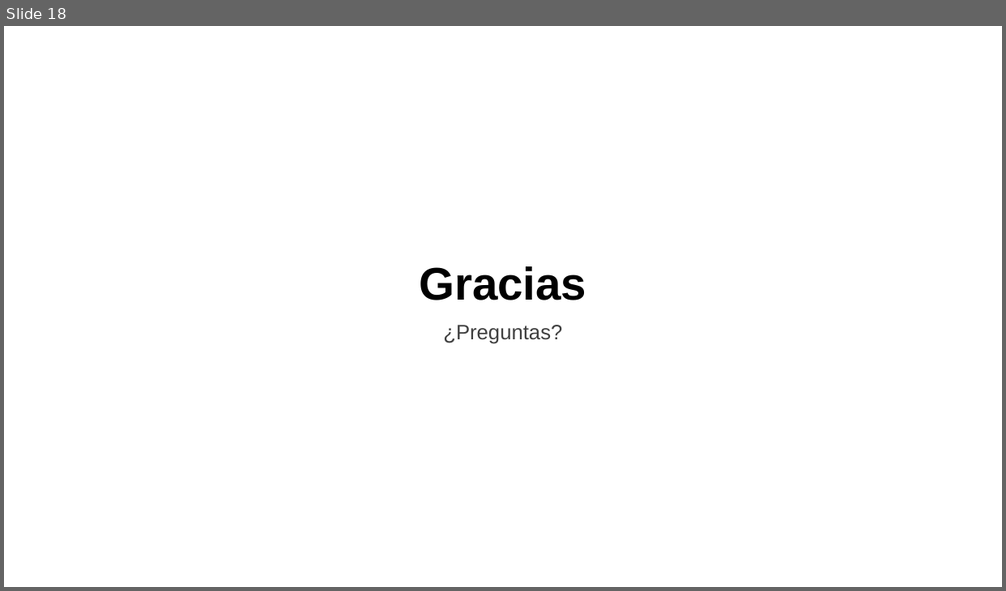
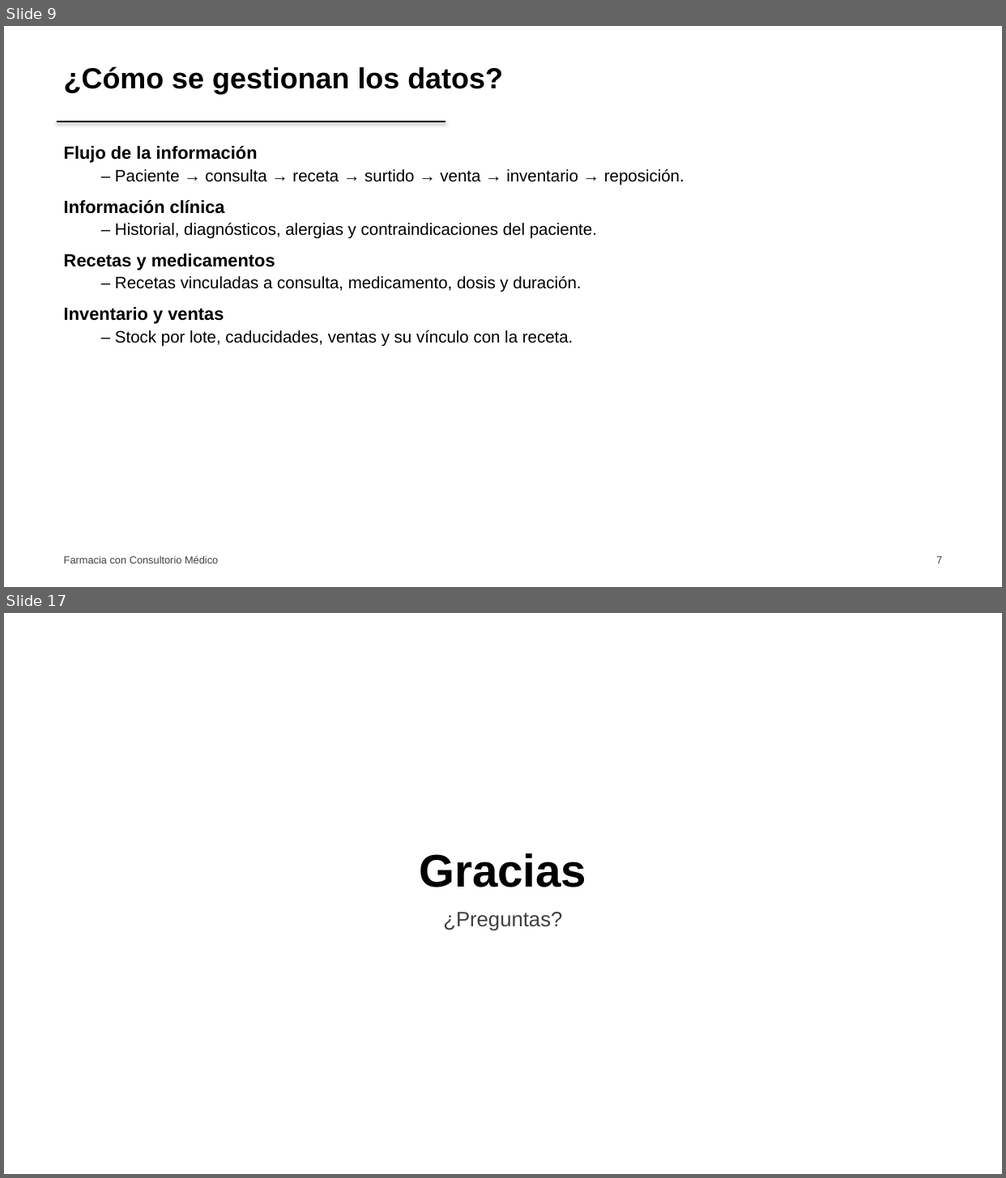
Before and after one commit to riosisraelg/proyecto-final-farmacia, a slide deck: docs/latex/slides/slides.pptx. Shown one above the other, each under a label of ours: slide 18 before the commit, slides 9 and 17 after it; the slides between them are not shown. The pictures are 1006x591 and 1006x1178 pixels, drawn with LibreOffice and Linux fonts; fonts in the diff are those of the drawing. Boxes give left, top, right and bottom in pixels: in the first picture for what was removed or moved away, otherwise in the second. Text is boxed around its words. In the diff, an @@ line names an element or a change of style, - is before the commit and + after.

Commit message:
feat(slides): reestructura al outline de 15 diapositivas de la exposición oral
- Secuencia: empresa, problemática, impacto, causa raíz, estrategia,
  solución (ER), gestión de datos, automatización, reglas de negocio,
  inventario, integración op/tec, estrategia integral, beneficios, conclusión
- Redacción de problemática, impacto y causa raíz según el caso real
- Portada con Integrantes/Materia/Profesor; evidencias como placeholders
- Mantiene estilo monocromático y logo solo en portada

```diff
--- a/docs/latex/slides/slides.pptx
+++ b/docs/latex/slides/slides.pptx
@@ slide 9 added at bbox=[4, 26, 1002, 587], background #FFFFFF @@
@@ text added at bbox=[64, 66, 503, 94], 28 pt, text #000000, bold @@
+¿Cómo se gestionan los datos?
@@ line added from (57, 122) to (445, 122), #000000 1.5 pt @@
@@ text added at bbox=[64, 146, 684, 347], 16 pt, text #000000 @@
+Flujo de la información
+  – Paciente → consulta → receta → surtido → venta → inventario → reposición.
+Información clínica
+  – Historial, diagnósticos, alergias y contraindicaciones del paciente.
+Recetas y medicamentos
+  – Recetas vinculadas a consulta, medicamento, dosis y duración.
+Inventario y ventas
+  – Stock por lote, caducidades, ventas y su vínculo con la receta.
@@ text added at bbox=[64, 556, 218, 564], 10 pt, text #404040 @@
+Farmacia con Consultorio Médico
@@ text added at bbox=[936, 557, 942, 564], 10 pt, text #404040 @@
+7
@@ what was slide 18 is now slide 17 @@
```
Also in this commit, not shown: 3 slides changed, 11 other slides added, 13 slides removed, 3 other files.
